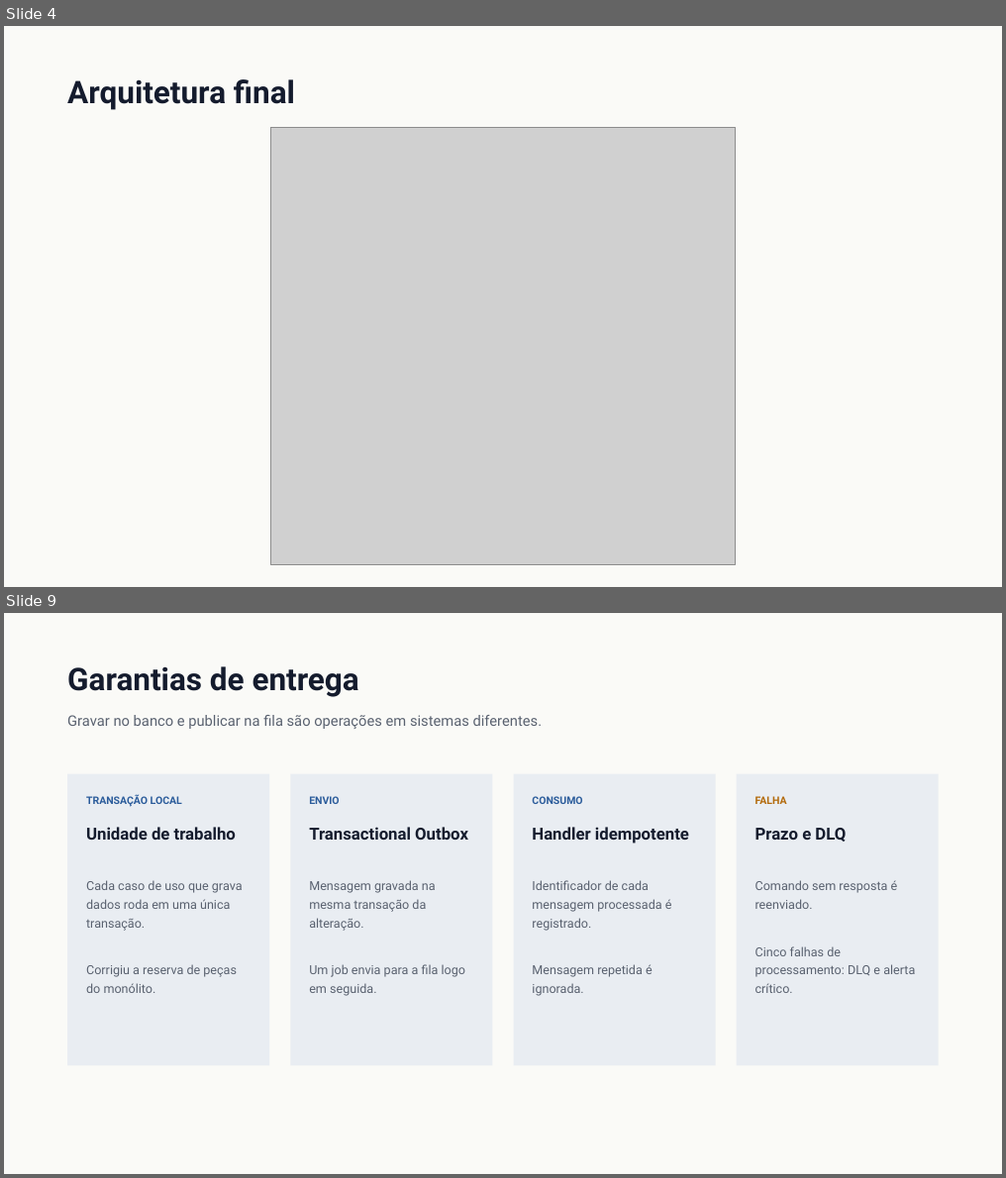
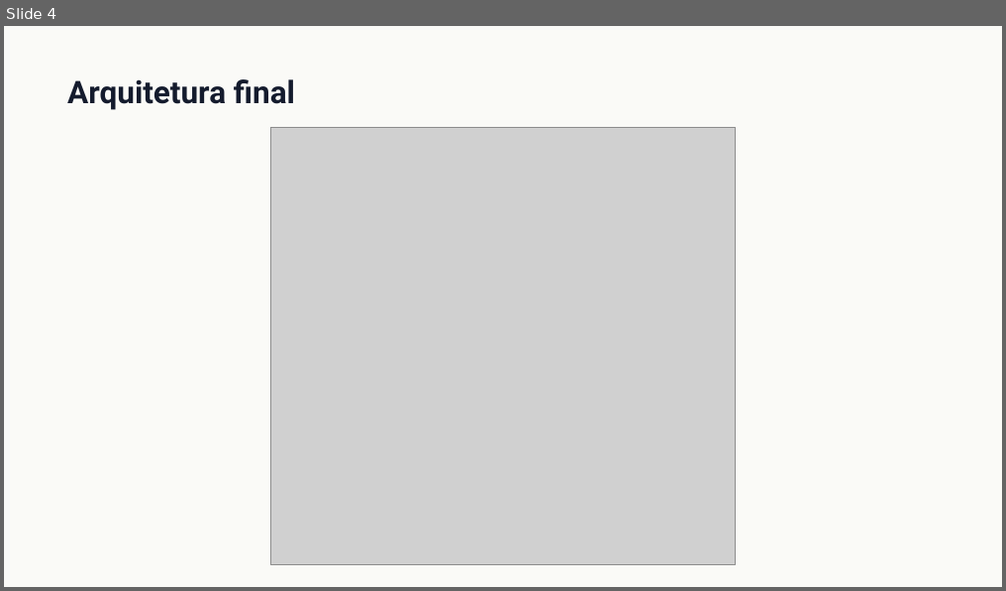
Before and after one commit to Guilherme-Fumagali/tech-challenge-1, a slide deck: docs/tech-challenge-4/apresentacao.pptx. Shown one above the other, each under a label of ours: slides 4 and 9 before the commit, slide 4 after it; the slides between them are not shown. The pictures are 1006x1178 and 1006x591 pixels, drawn with LibreOffice and Linux fonts; fonts in the diff are those of the drawing; grey boxes stand for pictures. Boxes give left, top, right and bottom in pixels: in the first picture for what was removed or moved away, otherwise in the second. Text is boxed around its words. In the diff, an @@ line names an element or a change of style, - is before the commit and + after.

```diff
--- a/docs/tech-challenge-4/apresentacao.pptx
+++ b/docs/tech-challenge-4/apresentacao.pptx
@@ slide 9 removed at [4, 613, 1002, 1174], background #FFFFFF @@
@@ rectangle removed at [4, 613, 1002, 1174] @@
@@ text removed at [67, 666, 359, 697] @@
-Garantias de entrega
@@ text removed at [67, 715, 543, 729] @@
-Gravar no banco e publicar na fila são operações em sistemas diferentes.
@@ rectangle removed at [67, 774, 269, 1065] @@
@@ rectangle removed at [291, 774, 493, 1065] @@
@@ rectangle removed at [514, 774, 716, 1065] @@
@@ rectangle removed at [737, 774, 939, 1065] @@
@@ text removed at [86, 794, 182, 807] @@
-TRANSAÇÃO LOCAL
@@ text removed at [309, 796, 339, 804] @@
-ENVIO
@@ text removed at [532, 796, 582, 804] @@
-CONSUMO
@@ text removed at [755, 796, 787, 804] @@
-FALHA
@@ text removed at [86, 827, 236, 840] @@
-Unidade de trabalho
@@ text removed at [309, 827, 468, 840] @@
-Transactional Outbox
@@ text removed at [532, 827, 689, 844] @@
-Handler idempotente
@@ text removed at [755, 828, 846, 842] @@
-Prazo e DLQ
@@ text removed at [86, 880, 243, 993] @@
-Cada caso de uso que grava dados roda em uma única transação.
-Corrigiu a reserva de peças do monólito.
@@ text removed at [309, 880, 465, 996] @@
-Mensagem gravada na mesma transação da alteração.
-Um job envia para a fila logo em seguida.
@@ text removed at [532, 880, 672, 996] @@
-Identificador de cada mensagem processada é registrado.
-Mensagem repetida é ignorada.
@@ text removed at [755, 880, 915, 993] @@
-Comando sem resposta é reenviado.
-Cinco falhas de processamento: DLQ e alerta crítico.
```
Also in this commit, not shown: 9 slides changed, 8 slides added, 7 other slides removed, 1 other file.
